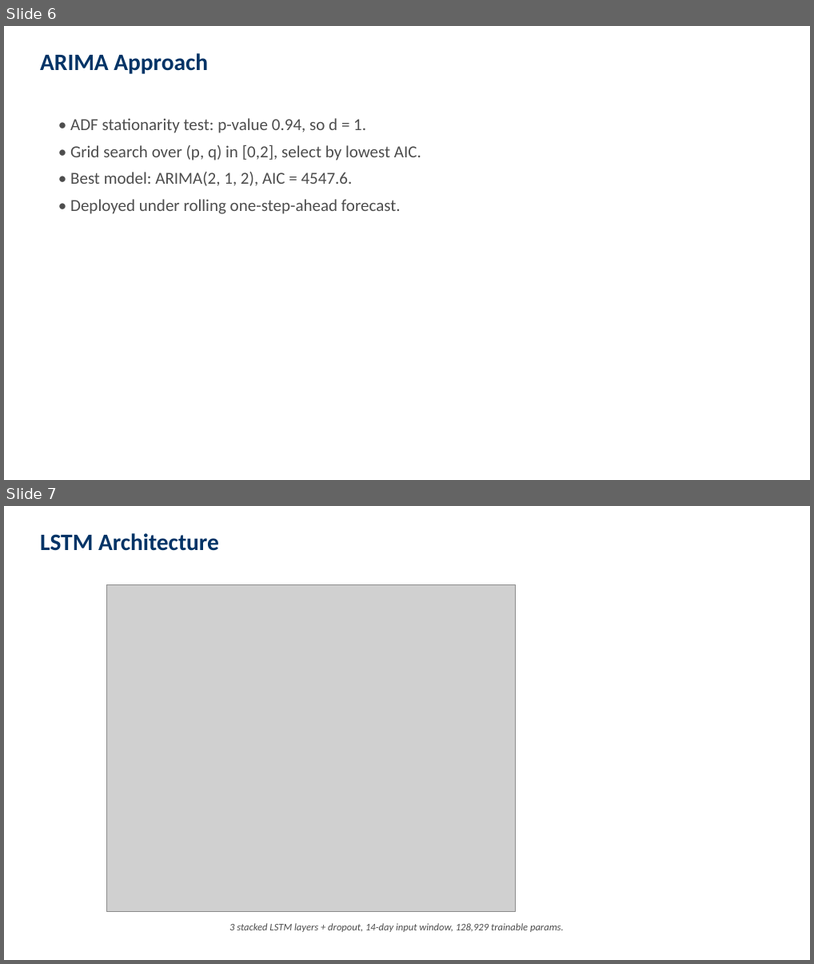
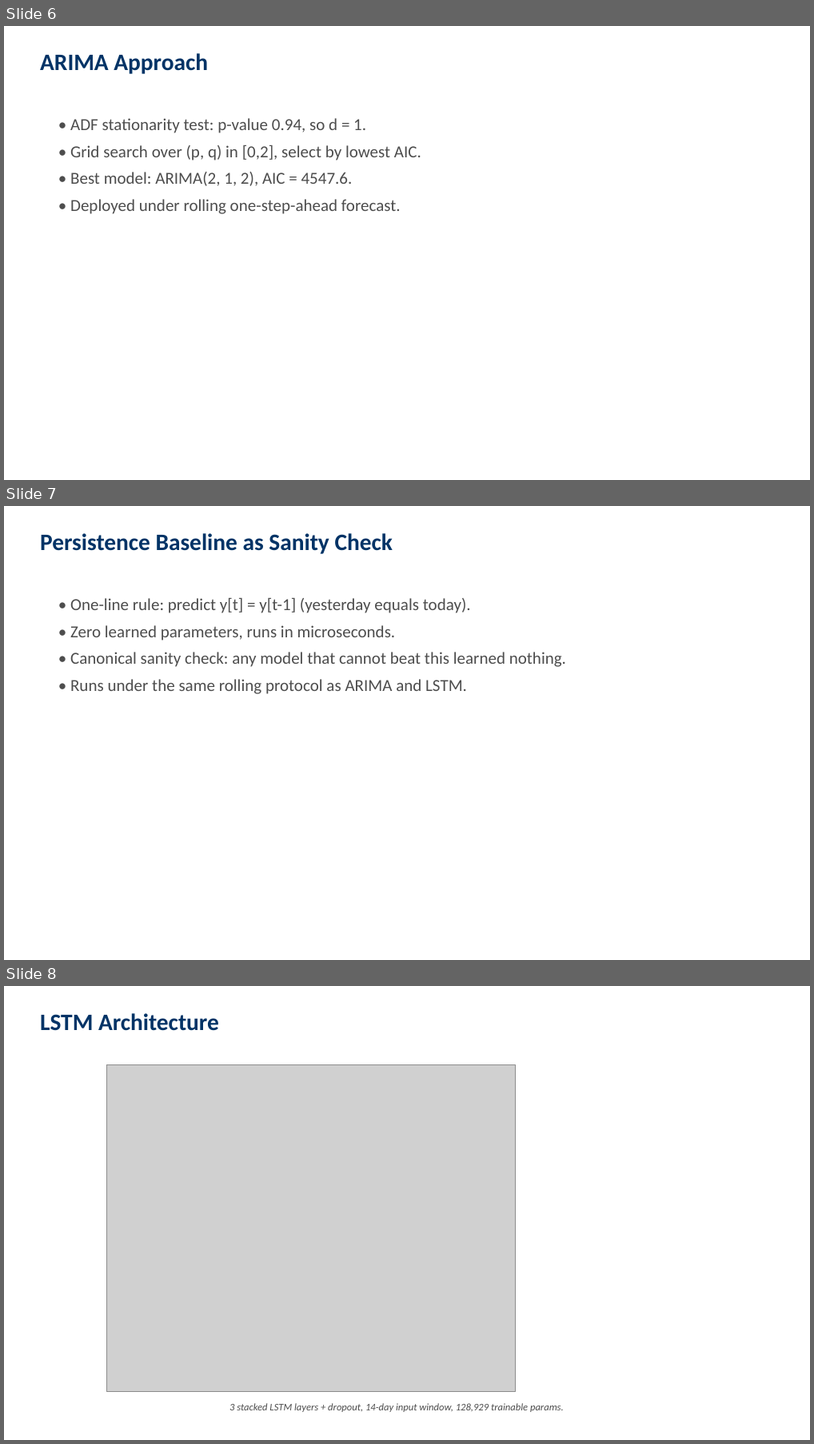
Before and after one commit to RsGoksel/refit-energy-forecasting, a slide deck: EBT629E_Project_Presentation.pptx. Shown one above the other, each under a label of ours: slides 6 and 7 before the commit, slides 6, 7 and 8 after it. The pictures are 814x964 and 814x1444 pixels, drawn with LibreOffice and Linux fonts; fonts in the diff are those of the drawing; grey boxes stand for pictures. Boxes give left, top, right and bottom in pixels: in the first picture for what was removed or moved away, otherwise in the second. Text is boxed around its words. In the diff, an @@ line names an element or a change of style, - is before the commit and + after.

Commit message:
Add persistence baseline, Diebold-Mariano test, and cross-house validation
Major scientific update with three new analyses pushing methodological rigor:

1. Persistence baseline (y_hat[t] = y[t-1]) added as sanity check.
   - On House 2: R2 = 0.873 (vs ARIMA's 0.876, LSTM's 0.748, Prophet's 0.015)
   - Reveals that lag-1 autocorrelation dominates daily residential energy.

2. Diebold-Mariano test (Harvey-Leybourne-Newbold corrected) for statistical
   significance of forecast accuracy differences.
   - ARIMA vs Persistence: p=0.665 (NOT significant) - the apparent ARIMA win is noise
   - LSTM vs Persistence: p<0.001 (Persistence significantly better)
   - Prophet vs Persistence: p<0.001 (Persistence significantly better)
   - ARIMA vs LSTM/Prophet: p<0.001 (ARIMA significantly better)

3. Cross-house validation on Houses 1, 2, 5. Ranking is consistent on all three:
   Persistence ~ ARIMA > LSTM > Prophet, with Prophet often producing
   negative R2 (worse than predicting the mean).

Files changed:
- energy_forecasting.py: added run_persistence(), diebold_mariano_test(),
  4-model evaluation, cost interpretation output
- cross_house_validation.py: NEW, runs full pipeline on 3 houses
- regenerate_results_plots.py: NEW, refreshes plots from saved CSVs
- generate_final_report.py / _TR.py: added Sections 3.5 (Persistence),
  3.7 (DM test), 5.5 (DM results), 5.6 (Cross-house), 5.7 (Cost),
  rewrote Discussion and Conclusion to reflect the new findings
- generate_presentation.py: added 3 new slides (Persistence baseline,
  DM test, Cross-house), fixed Metrics slide caption, updated Discussion
  and Conclusion bullets
- README.md: added badges, TL;DR table, new Sections 5.1 (Persistence),
  8 (Significance + Cross-house), updated practical interpretation

Updated results:
- 20-page reports (EN + TR, was 17)
- 18-slide presentation (was 15)
- 12 figures including dm_test_plot.png and cross_house_comparison.png

```diff
--- a/EBT629E_Project_Presentation.pptx
+++ b/EBT629E_Project_Presentation.pptx
@@ slide 7 added at [4, 506, 810, 960], background #FFFFFF @@
@@ text added at [40, 533, 393, 554], 28 pt, text #003366, bold @@
+Persistence Baseline as Sanity Check
@@ text added at [70, 598, 566, 694], 20 pt, text #4D4D4D @@
+• One-line rule: predict y[t] = y[t-1] (yesterday equals today).
+• Zero learned parameters, runs in microseconds.
+• Canonical sanity check: any model that cannot beat this learned nothing.
+• Runs under the same rolling protocol as ARIMA and LSTM.
@@ what was slide 7 is now slide 8 @@
```
Also in this commit, not shown: 3 slides changed, 4 other slides added, 2 slides removed, 21 other files.
